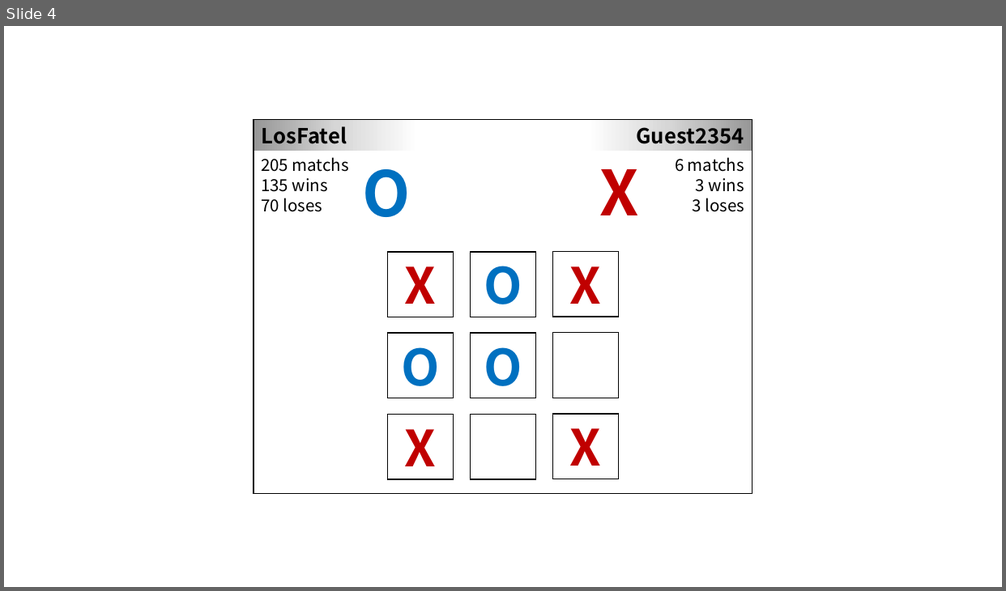
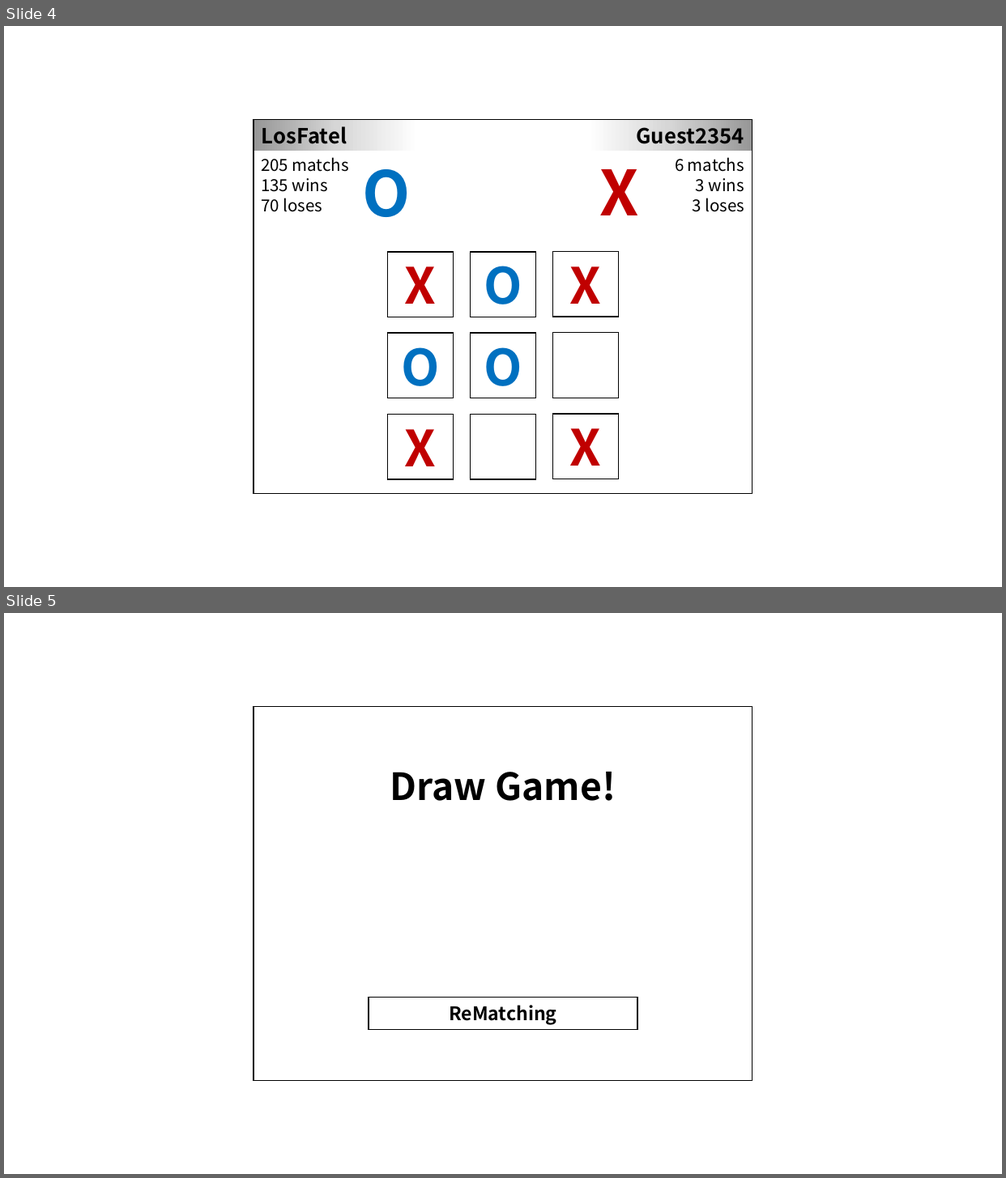
Before and after one commit to GTByun/Hybrid, a slide deck: Tic Tac Toe.pptx. Shown one above the other, each under a label of ours: slide 4 before the commit, slides 4 and 5 after it. The pictures are 1006x591 and 1006x1178 pixels, drawn with LibreOffice and Linux fonts; fonts in the diff are those of the drawing. Boxes give left, top, right and bottom in pixels: in the first picture for what was removed or moved away, otherwise in the second. Text is boxed around its words. In the diff, an @@ line names an element or a change of style, - is before the commit and + after.

Commit message:
[GT]ppt Fix

```diff
--- a/Tic Tac Toe.pptx
+++ b/Tic Tac Toe.pptx
@@ slide 5 added at (x1=4, y1=613, x2=1002, y2=1174), background #FFFFFF @@
@@ rectangle added at (x1=253, y1=707, x2=752, y2=1081), fill #FFFFFF, outline #000000 1 pt @@
@@ text added at (x1=390, y1=772, x2=616, y2=801), 36 pt, text #000000, bold @@
+Draw Game!
@@ rectangle added at (x1=368, y1=997, x2=637, y2=1030), fill #FFFFFF, outline #000000 1 pt, 18 pt, text #000000, bold @@
+ReMatching
```
